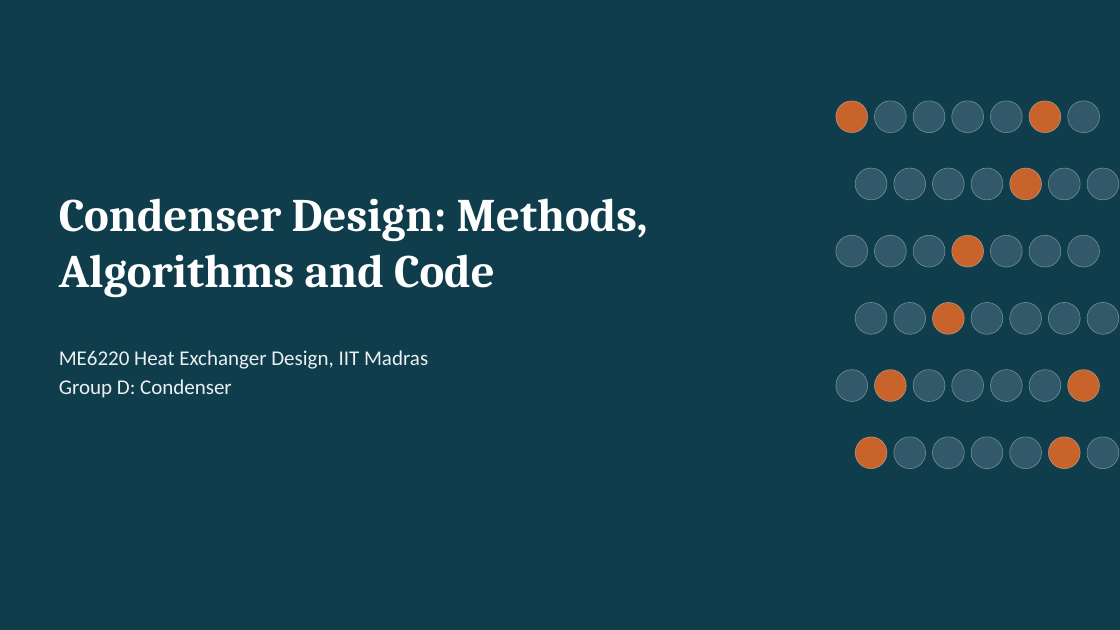
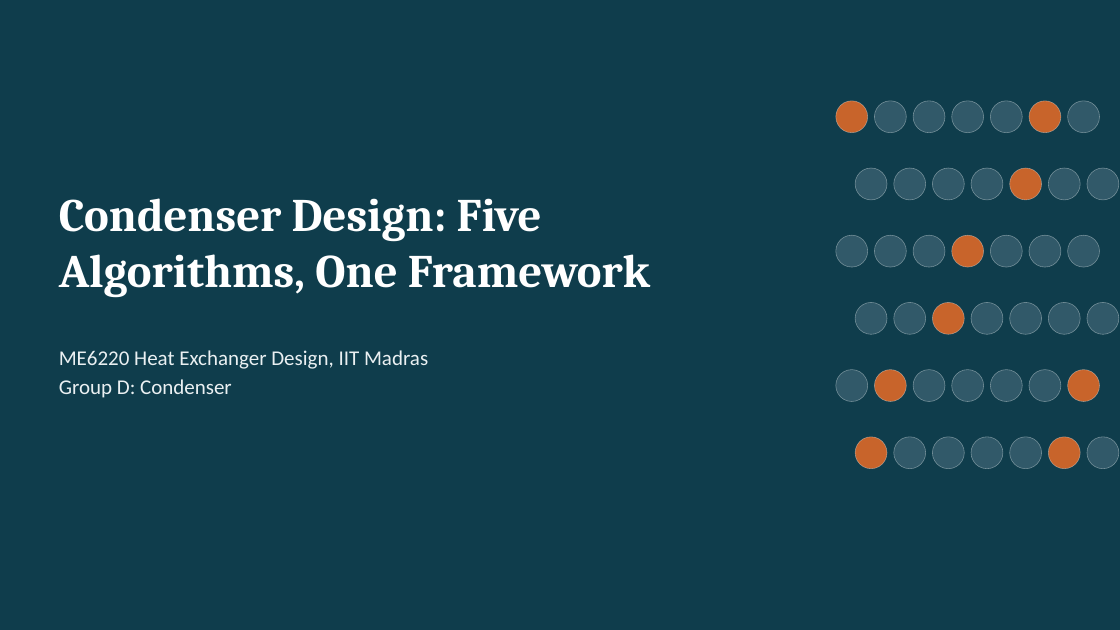
Before and after one commit to Raghav589/condenser-design-app, a slide deck: slide 1 of deliverables/ME6220_Group_D_Condenser.pptx. Drawn at 1120x630 pixels with LibreOffice and Linux fonts; fonts in the diff are those of the drawing. Boxes give left, top, right and bottom in pixels: in the first picture for what was removed or moved away, otherwise in the second. Text is boxed around its words. In the diff, an @@ line names an element or a change of style, - is before the commit and + after.

```diff
--- a/deliverables/ME6220_Group_D_Condenser.pptx
+++ b/deliverables/ME6220_Group_D_Condenser.pptx
@@ title at (59,198,650,297): text changed @@
-Condenser Design: Methods, Algorithms and Code
+Condenser Design: Five Algorithms, One Framework
```
Also in this commit, not shown: 11 other slides changed, 8 slides added, 6 slides removed.
